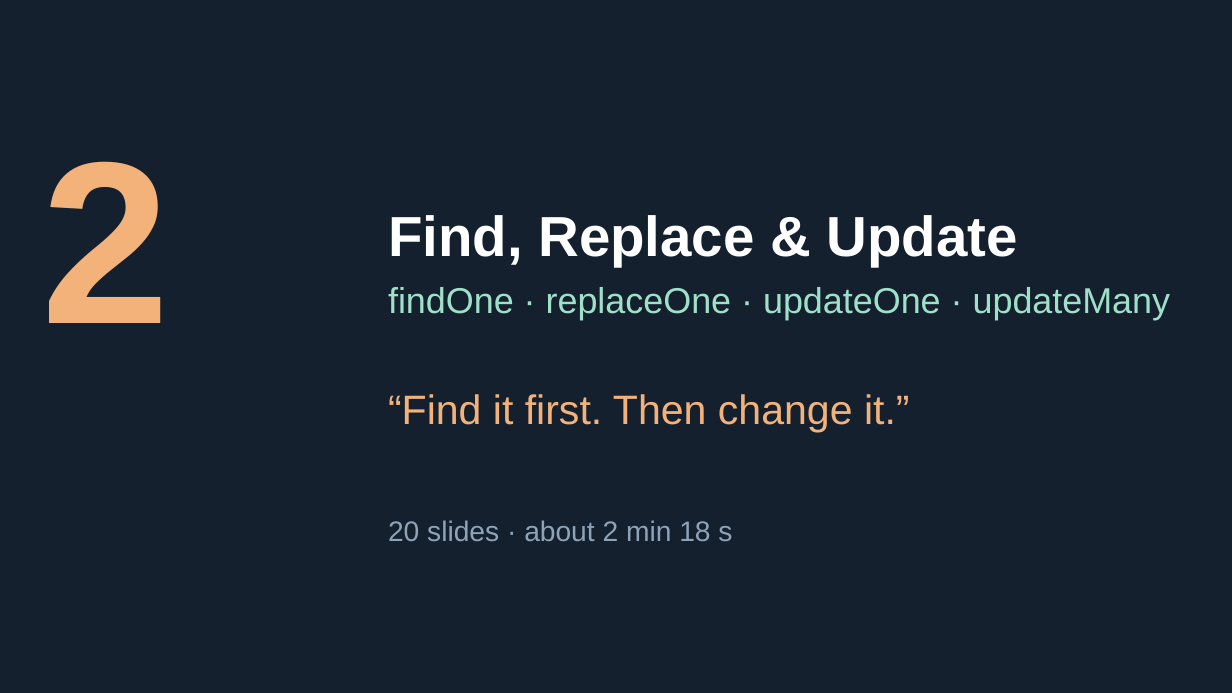
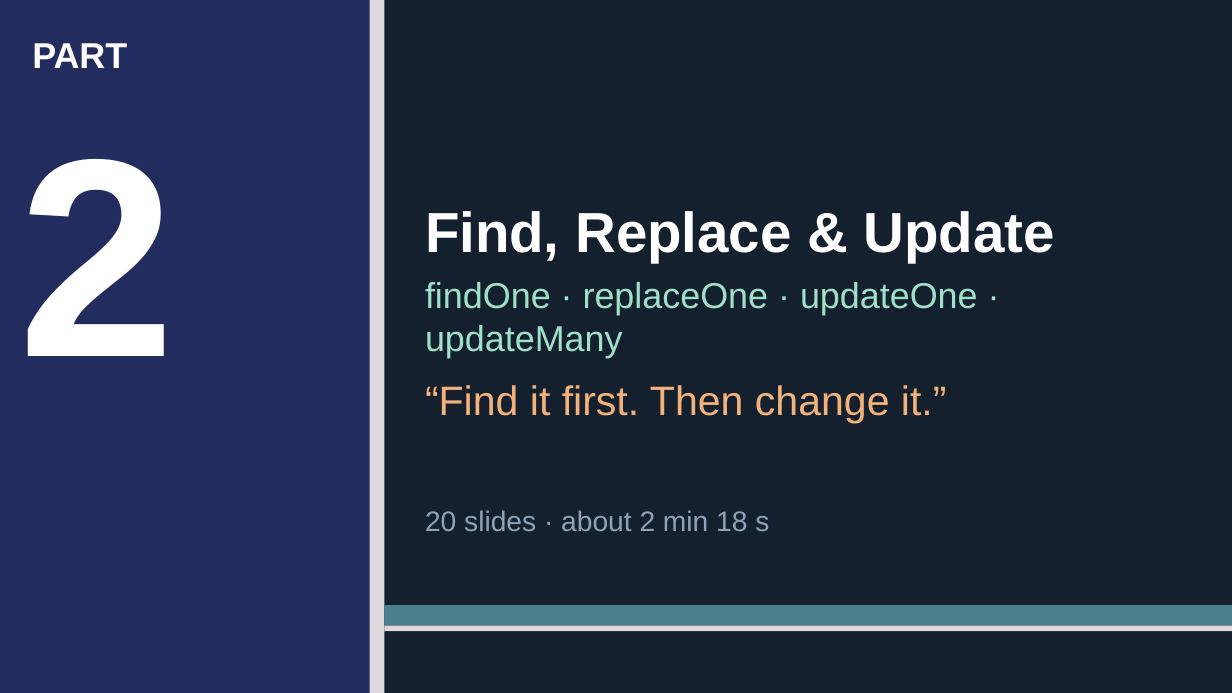
Before and after one commit to Tiredicey/ADBS, a slide deck: slide 19 of 02_GROUP_DECK/ADBS_GROUP_DECK.pptx. Drawn at 1232x693 pixels with LibreOffice and Linux fonts; fonts in the diff are those of the drawing. Boxes give left, top, right and bottom in pixels: in the first picture for what was removed or moved away, otherwise in the second. Text is boxed around its words. In the diff, an @@ line names an element or a change of style, - is before the commit and + after.

Commit message:
Bebop-style part dividers: flat colour blocks measured from the uploaded opening (contrast-checked); reference teardown saved

```diff
--- a/02_GROUP_DECK/ADBS_GROUP_DECK.pptx
+++ b/02_GROUP_DECK/ADBS_GROUP_DECK.pptx
@@ rectangle added at (0, 0, 370, 693), fill #222C5E @@
@@ rectangle added at (370, 0, 384, 693), fill #E1D8DE @@
@@ text added at (32, 43, 127, 68), 28 pt, text #FFFFFF, bold @@
+PART
@@ text "Find, Replace & Update": place and size @@
-text "Find, Replace & Update" at (388, 215, 1018, 267)
+text "Find, Replace & Update" at (425, 211, 1055, 262)
@@ text "2": place and size @@
-text "2" at (42, 161, 170, 323)
+text "2" at (18, 159, 175, 356)
@@ text "2" at (18, 159, 175, 356): size 180 to 220 pt, text colour #F2B27A to #FFFFFF @@
@@ text "findOne · replaceOne · updateOne ..." rewrapped from (388, 287, 1171, 320) to (425, 282, 978, 358) @@
@@ text "“Find it first. Then change ...": place and size @@
-text "“Find it first. Then change ..." at (388, 394, 910, 432)
+text "“Find it first. Then change ..." at (425, 385, 947, 423)
@@ text "20 slides · about 2 ...": place and size @@
-text "20 slides · about 2 ..." at (388, 520, 732, 541)
+text "20 slides · about 2 ..." at (425, 510, 769, 531)
@@ rectangle added at (384, 605, 1232, 626), fill #4C7F8C @@
@@ rectangle added at (384, 626, 1232, 631), fill #E1D8DE @@
```
Also in this commit, not shown: 7 other slides changed, 4 other files.
